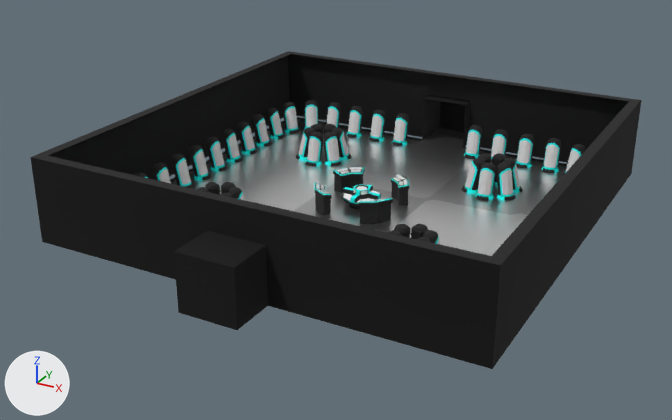
An edit to the FBX model Assets/Resources/MapSystem/Models/Rooms/Hibernation Room/Hibernation_Room_1x1x2.fbx, drawn before and after from the same camera.
Rendered twice from a 50 mm camera at (85.8, -769.9, 35.8) aimed at (46.6, -698.7, 0.2). Arrows for +X, +Y and +Z are at lower left; the lights stay in place. The picture after the commit comes second. Where no turn or scale is listed for an object, it has been applied to the vertices.

The first picture shows 'Hibernation_Room_1x1x2'.
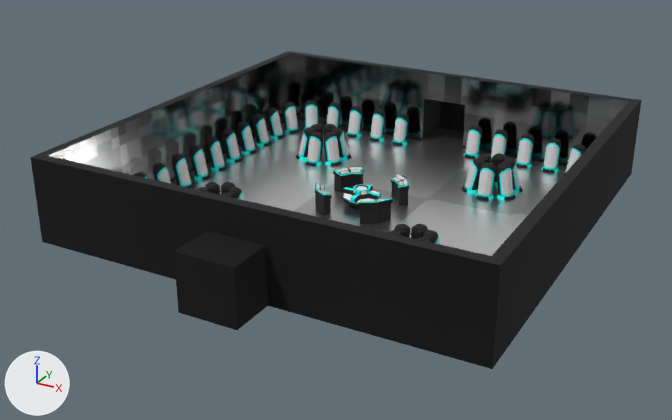
Commit message: Room fixes

Pixel boxes (x1, y1, x2, y2) of what changed, in the pictures (672 x 420 px):
part 1 of me_плоскость_195, added: after (48, 54, 629, 180)

Patch to the scene script:
```diff
--- a/Assets/Resources/MapSystem/Models/Rooms/Hibernation Room/Hibernation_Room_1x1x2.fbx.py
+++ b/Assets/Resources/MapSystem/Models/Rooms/Hibernation Room/Hibernation_Room_1x1x2.fbx.py
@@ img_wall_color_png @@
+img_wall_color_png = load_image('Wall_Color.png', '../../../Textures2D/Wall_Color.png', 512, 512, 'sRGB')
@@ mat_tex__room_wall_bad @@
+mat_tex__room_wall_bad = principled_material('Tex. Room Wall Bad')
+mat_tex__room_wall_bad.texture = img_wall_color_png
+mat_tex__room_wall_bad.metallic = 1.0
+mat_tex__room_wall_bad.roughness = 0.1
@@ me_плоскость_195 @@
 # used by ob_hibernation_room_1x1x2; location = (48.0, -696.0, 0.0)
-me_плоскость_195.from_pydata(...)  # 5316 vertices, 4799 faces; spans x -21.0..21.0, y -25.2..25.2, z 0.0..8.0
+me_плоскость_195.from_pydata(...)  # 5342 vertices, 4821 faces; spans x -21.0..21.0, y -25.2..25.2, z 0.0..8.0
+# me_плоскость_195 part 1
+# 6 vertices are added at (-2.5, -20.0, 0.0), (-2.5, -20.0, 5.0), (-2.5, -20.0, 8.0), (2.5, 20.0, 8.0), (2.5, 20.0, 5.0), (2.5, 20.0, 0.0)
+# 10 new vertices lie (0.0, 0.0, 5.0) away from vertices in x -20.0..20.0, y -20.0..20.0, z 0.0
+# 10 new vertices lie (0.0, 0.0, 3.0) away from vertices in x -20.0..20.0, y -20.0..20.0, z 5.0
+# 22 new faces join them, mat_tex__room_wall_bad (picture img_wall_color_png)
 me_плоскость_195.materials.append(mat_col__plating)
@@ me_плоскость_195 @@
 me_плоскость_195.materials.append(mat_col__hibernation)
+me_плоскость_195.materials.append(mat_tex__room_wall_bad)  # picture img_wall_color_png
```
